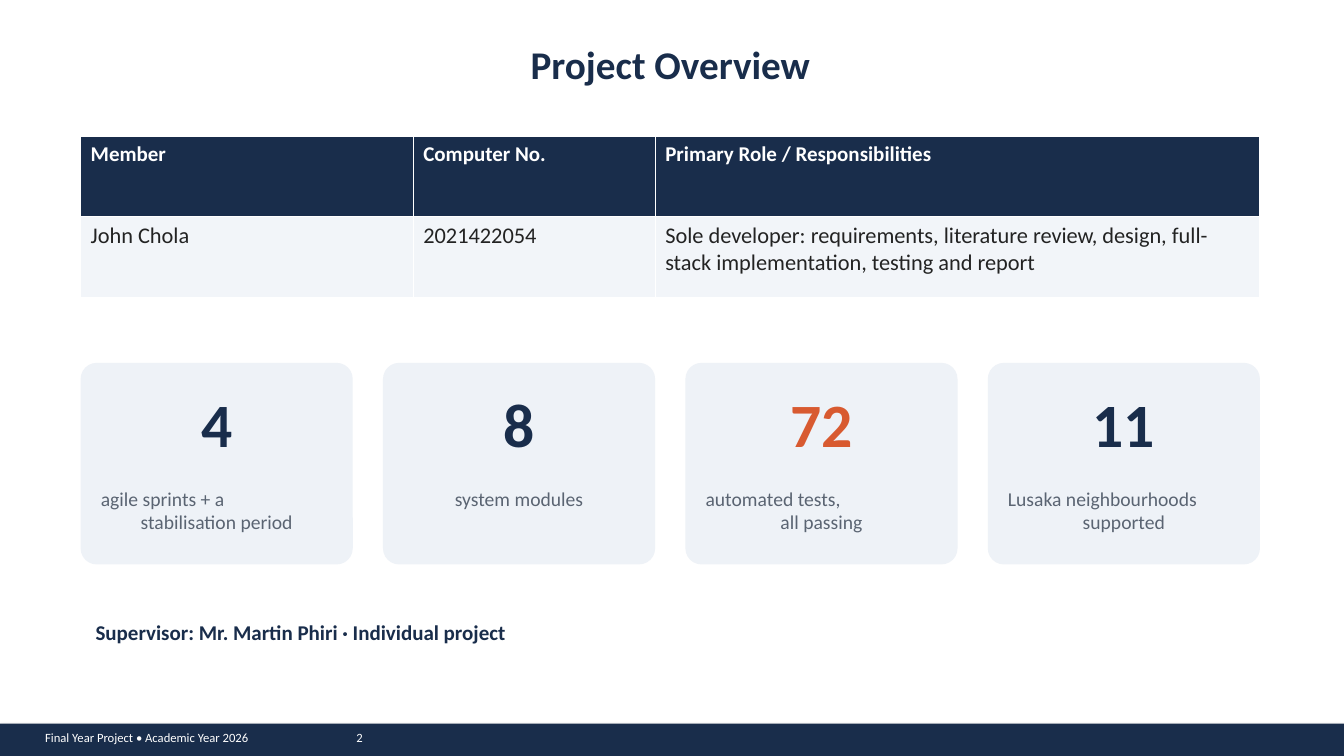
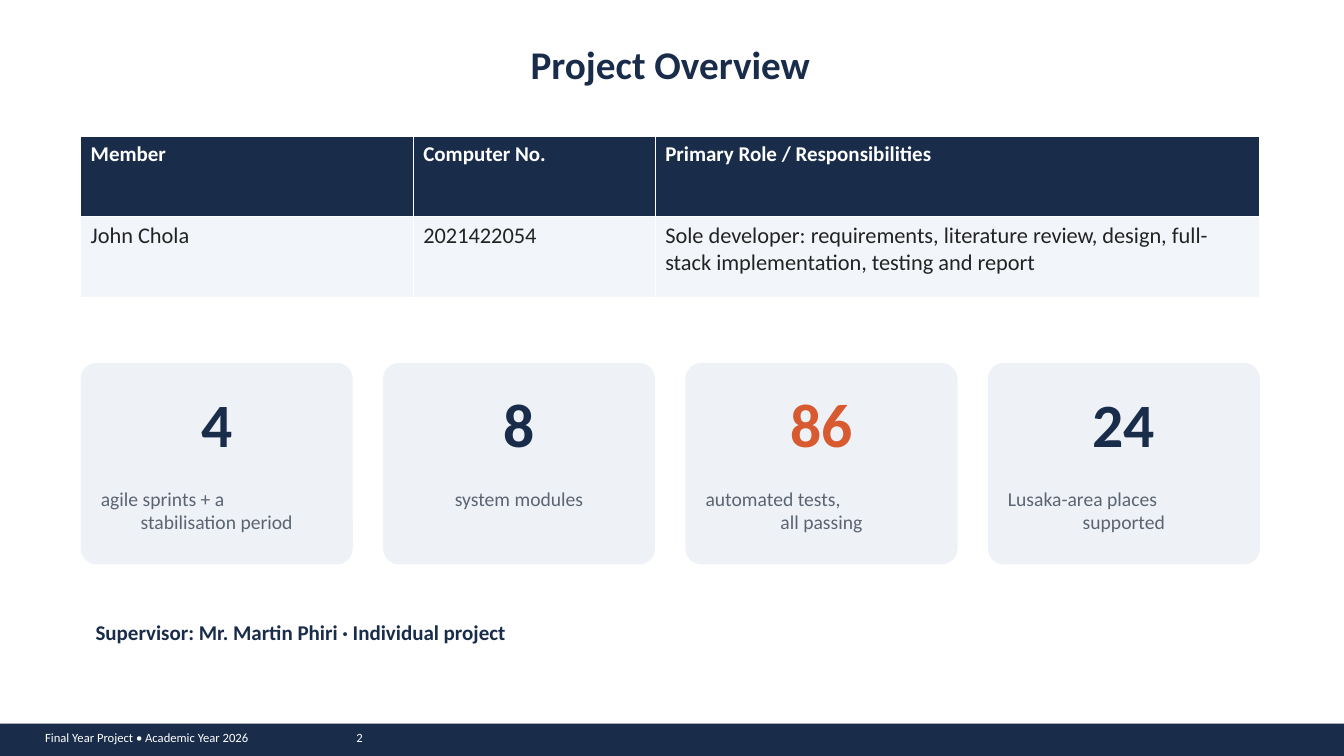
Before and after one commit to john-chola/ZamMarket, a slide deck: slide 2 of docs/presentation/ZamMarket_Presentation.pptx. Drawn at 1344x756 pixels with LibreOffice and Linux fonts; fonts in the diff are those of the drawing. Boxes give left, top, right and bottom in pixels: in the first picture for what was removed or moved away, otherwise in the second. Text is boxed around its words. In the diff, an @@ line names an element or a change of style, - is before the commit and + after.

```diff
--- a/docs/presentation/ZamMarket_Presentation.pptx
+++ b/docs/presentation/ZamMarket_Presentation.pptx
@@ text at (790,404,852,448): text changed @@
-72
+86
@@ text at (1093,406,1155,447): text changed @@
-11
+24
@@ text at (1008,492,1165,532): text changed @@
-Lusaka neighbourhoods
-supported
+Lusaka-area places
+supported
```
Also in this commit, not shown: 13 other slides changed, 2 other files.
